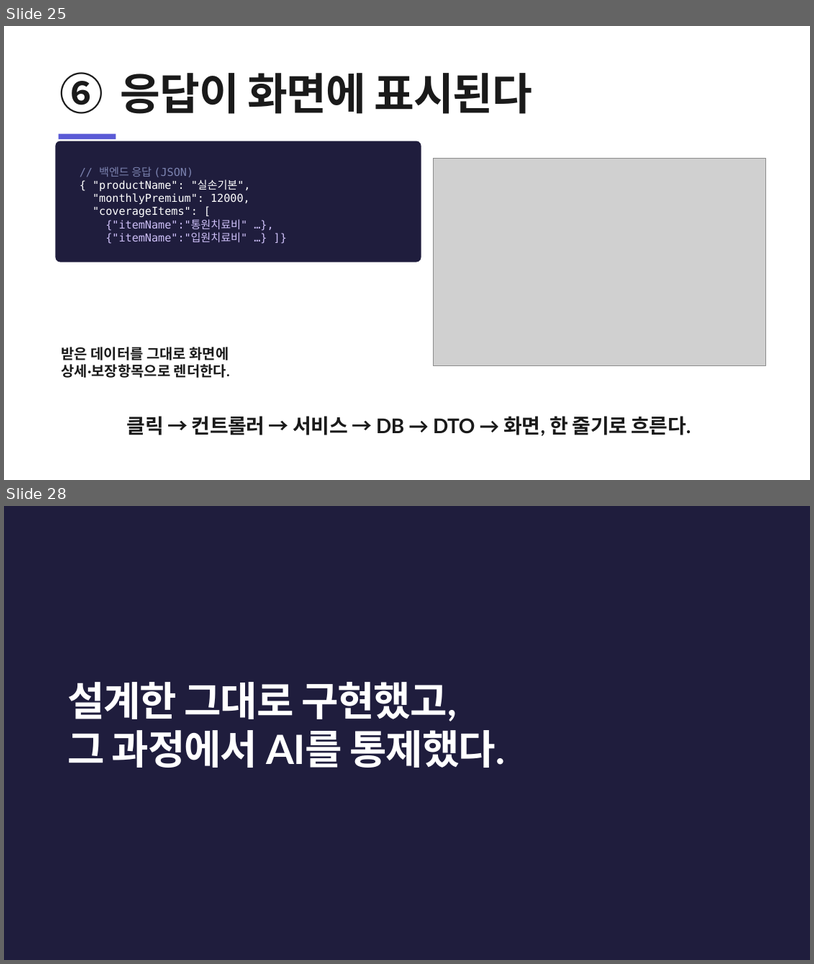
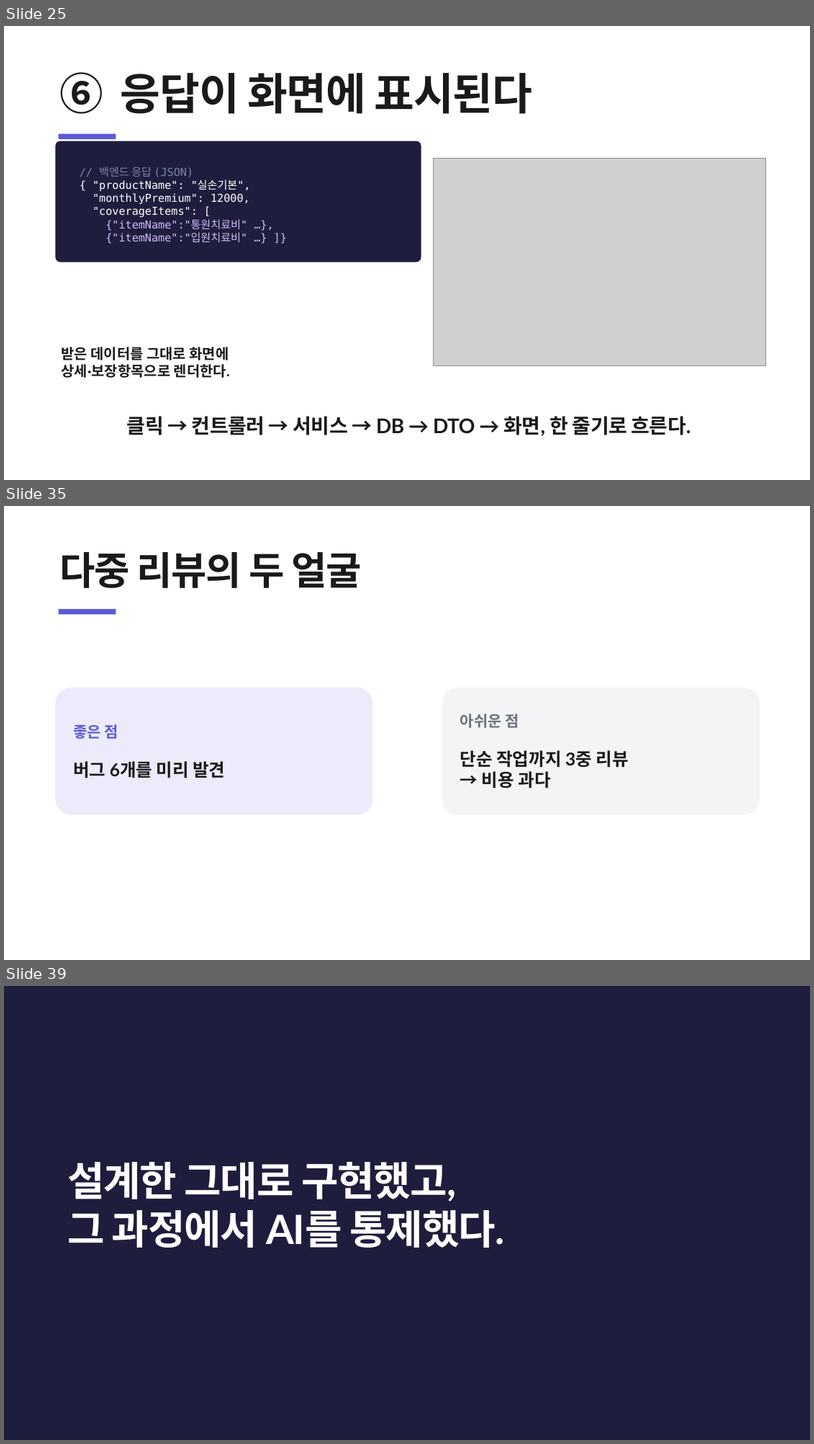
Before and after one commit to heyoonyoon/distributed-programming, a slide deck: docs/presentation/보험발표-figma.pptx. Shown one above the other, each under a label of ours: slides 25 and 28 before the commit, slides 25, 35 and 39 after it; the slides between them are not shown. The pictures are 814x964 and 814x1444 pixels, drawn with LibreOffice and Linux fonts; fonts in the diff are those of the drawing; grey boxes stand for pictures. Boxes give left, top, right and bottom in pixels: in the first picture for what was removed or moved away, otherwise in the second. Text is boxed around its words. In the diff, an @@ line names an element or a change of style, - is before the commit and + after.

```diff
--- a/docs/presentation/보험발표-figma.pptx
+++ b/docs/presentation/보험발표-figma.pptx
@@ slide 35 added at bbox=[4, 506, 810, 960], background #FFFFFF @@
@@ text added at bbox=[59, 552, 362, 588], 46 pt, text #1A1A1A, bold @@
+다중 리뷰의 두 얼굴
@@ rectangle added at bbox=[59, 609, 116, 614], fill #5B5BD6 @@
@@ rounded rectangle added at bbox=[55, 687, 373, 815], fill #ECEBFB, 21 pt, text #1A1A1A, bold @@
+좋은 점
+버그 6개를 미리 발견
@@ rounded rectangle added at bbox=[442, 687, 760, 815], fill #F4F4F6, 21 pt, text #1A1A1A, bold @@
+아쉬운 점
+단순 작업까지 3중 리뷰
+→ 비용 과다
@@ what was slide 28 is now slide 39 @@
```
Also in this commit, not shown: 12 other slides added, 2 slides removed, 1 other file.
